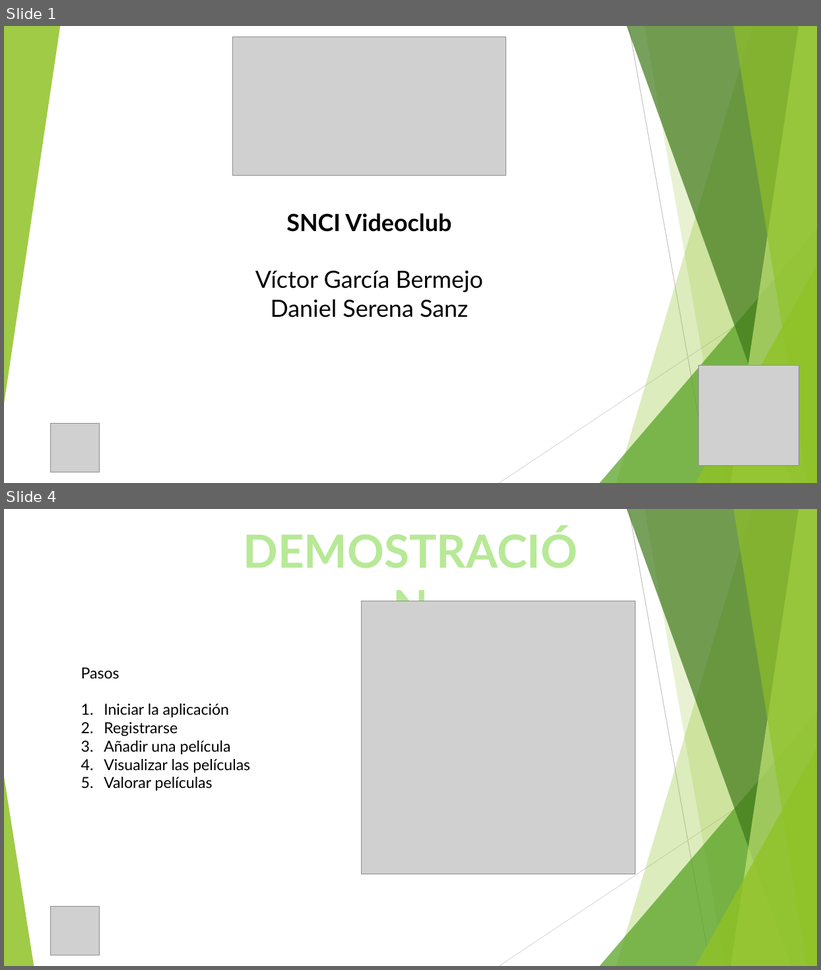
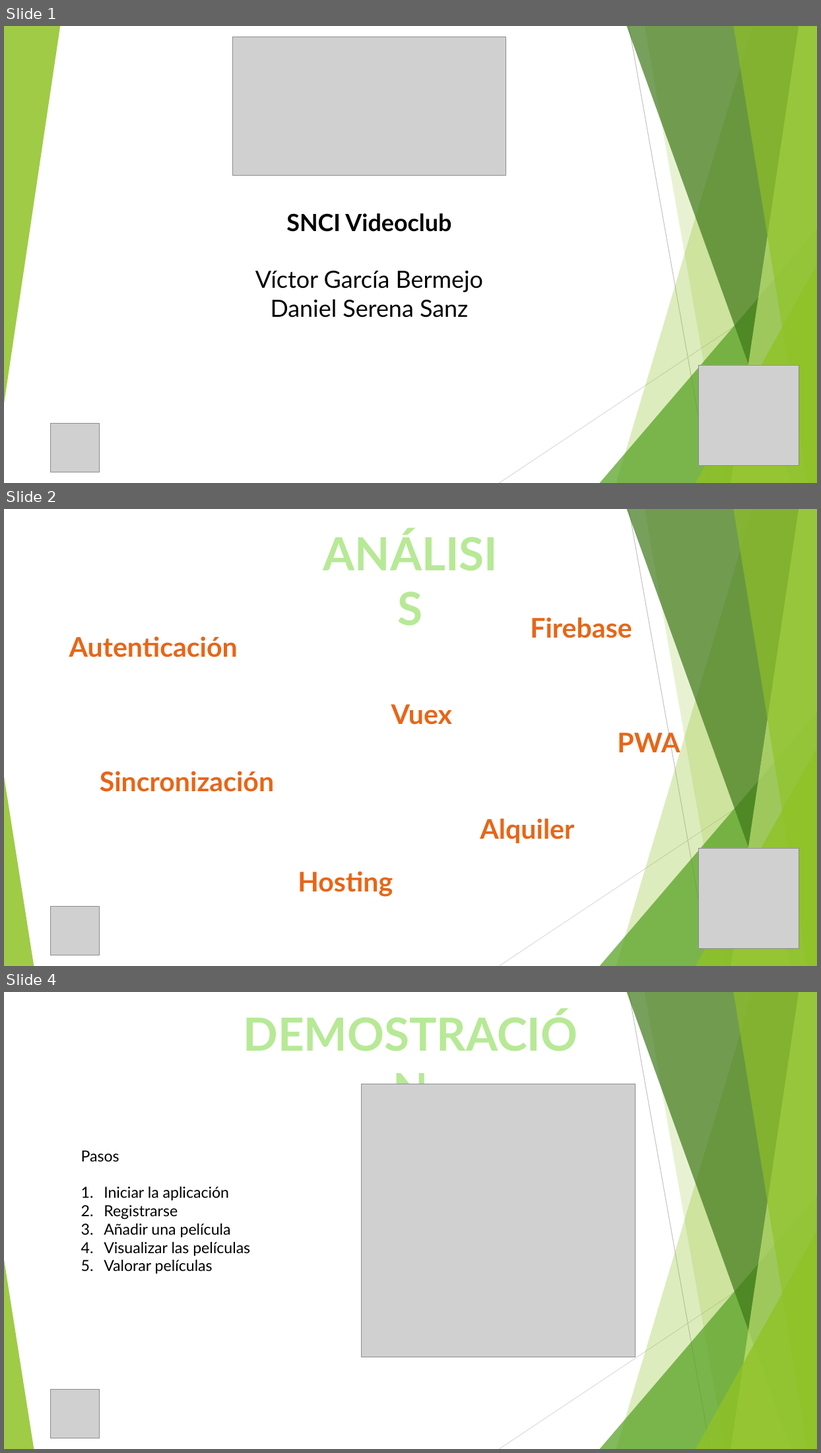
Before and after one commit to danielss24/SNCI_VUE, a slide deck: presentacion.pptx. Shown one above the other, each under a label of ours: slides 1 and 4 before the commit, slides 1, 2 and 4 after it; the slides between them are not shown. The pictures are 821x970 and 821x1453 pixels, drawn with LibreOffice and Linux fonts; fonts in the diff are those of the drawing; grey boxes stand for pictures. Boxes give left, top, right and bottom in pixels: in the first picture for what was removed or moved away, otherwise in the second. Text is boxed around its words. In the diff, an @@ line names an element or a change of style, - is before the commit and + after.

```diff
--- a/presentacion.pptx
+++ b/presentacion.pptx
@@ slide 2 added at bbox=[4, 509, 817, 966], background #FFFFFF; not listed: 10 template elements that a slide beside it also shows @@
@@ text added at bbox=[311, 522, 511, 584], 54 pt, text #B7E996, bold @@
+ANÁLISIS
@@ text added at bbox=[530, 617, 632, 638], 32 pt, text #E76618, bold @@
+Firebase
@@ text added at bbox=[69, 636, 238, 657], 32 pt, text #E76618, bold @@
+Autenticación
@@ text added at bbox=[391, 704, 453, 725], 32 pt, text #E76618, bold @@
+Vuex
@@ text added at bbox=[617, 729, 680, 758], 32 pt, text #E76618, bold @@
+PWA
@@ text added at bbox=[100, 771, 274, 792], 32 pt, text #E76618, bold @@
+Sincronización
@@ text added at bbox=[480, 819, 574, 844], 32 pt, text #E76618, bold @@
+Alquiler
@@ picture added at bbox=[699, 848, 799, 949] @@
@@ text added at bbox=[298, 871, 393, 897], 32 pt, text #E76618, bold @@
+Hosting
@@ picture added at bbox=[50, 907, 99, 956] @@
```
Also in this commit, not shown: 2 slides changed, 1 other slide added, 1 slide removed, 1 other file.
